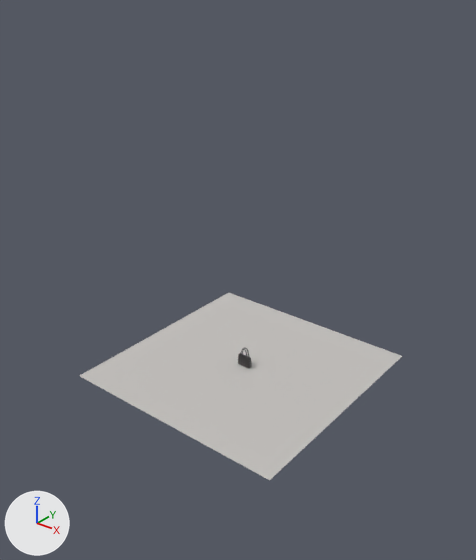
The Blender file puffer_tote_midnight.blend: old version first, new version second.
Before and after are seen from a 50 mm camera at (8.94, -11.46, 9.52) aimed at (0.24, -0.57, 2.77). The lights are fixed; the arrows at lower left show +X, +Y and +Z. The older version comes first.

In view in the first picture: 'Studio_Floor' and 1 more.
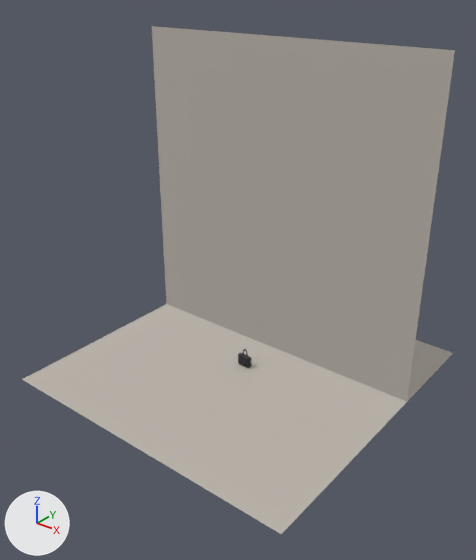
What differs and where, as boxes [x1, y1, x2, y2] in the pictures (476 x 560 px):
```json
{"object": "Studio_Wall", "change": "added", "after": [152, 26, 455, 402]}
{"object": "Studio_Floor", "change": "recoloured, reshaped", "before": [80, 293, 402, 480], "after": [22, 304, 453, 534], "on screen": "light grey to grey"}
```

The change, as JSON lines over the scene's bpy script:
```json
{"op": "set", "path": "mat_studio.base_color", "old": "(0.55, 0.53, 0.51)", "new": "(0.5, 0.46, 0.41)", "note": "light grey #c4c0bd -> grey #bcb5ac"}
{"block": "me_plane", "where": "# used by ob_studio_floor; location = (0.0, 0.0, 0.0)"}
{"op": "remove", "block": "me_plane", "code": "me_plane.from_pydata(...)  # 4 vertices, 1 face; spans x -3.0..3.0, y -3.0..3.0, z 0.0"}
{"op": "add", "block": "me_plane", "code": "me_plane.from_pydata(...)  # 4 vertices, 1 face; spans x -4.0..4.0, y -4.0..4.0, z 0.0"}
{"block": "me_plane", "change": "me_plane part 1"}
{"op": "set", "path": "me_plane.vertices[0].co", "old": "(-3.0, -3.0, 0.0)", "new": "(-4.0, -4.0, 0.0)", "note": "pixel (78, 375) -> pixel (21, 379)"}
{"op": "set", "path": "me_plane.vertices[1].co", "old": "(3.0, -3.0, 0.0)", "new": "(4.0, -4.0, 0.0)", "note": "pixel (269, 480) -> pixel (281, 534)"}
{"op": "set", "path": "me_plane.vertices[2].co", "old": "(-3.0, 3.0, 0.0)", "new": "(-4.0, 4.0, 0.0)", "note": "pixel (228, 292) -> not seen"}
{"op": "set", "path": "me_plane.vertices[3].co", "old": "(3.0, 3.0, 0.0)", "new": "(4.0, 4.0, 0.0)", "note": "pixel (402, 356) -> pixel (453, 352)"}
{"op": "add", "block": "me_plane_001", "code": ["me_plane_001 = bpy.data.meshes.new('Plane.001')", "me_plane_001.from_pydata([(-4.0, -4.0, 0.0), (4.0, -4.0, 0.0), (-4.0, 4.0, 0.0), (4.0, 4.0, 0.0)], [], [(0, 1, 3, 2)])", "me_plane_001.materials.append(mat_studio)  # grey #bcb5ac"]}
{"op": "add", "block": "ob_studio_wall", "code": ["ob_studio_wall = bpy.data.objects.new('Studio_Wall', me_plane_001)", "ob_studio_wall.location = (0.0, 1.2, 4.0)", "ob_studio_wall.rotation_euler = (1.571, 0.0, 0.0)  # degrees (90, 0, 0)", "ob_studio_wall.visible_diffuse = False", "ob_studio_wall.visible_glossy = False"]}
```
